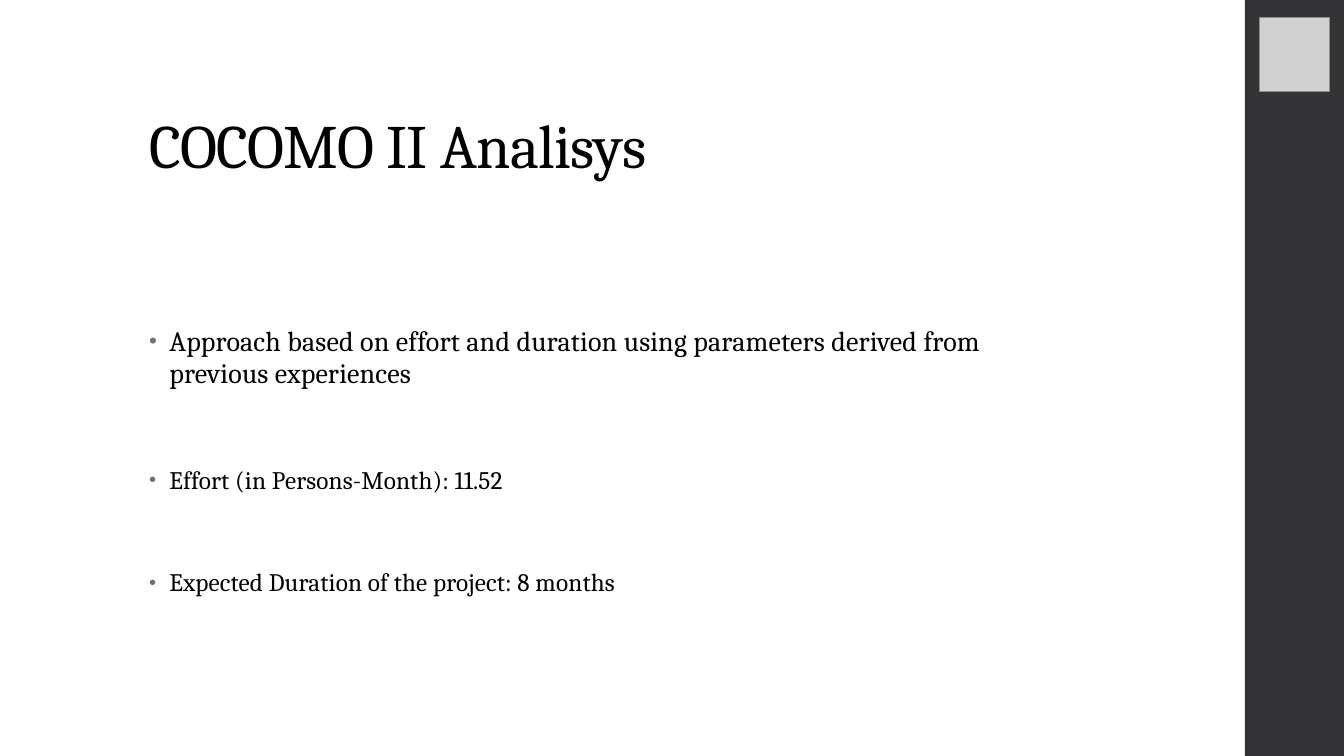
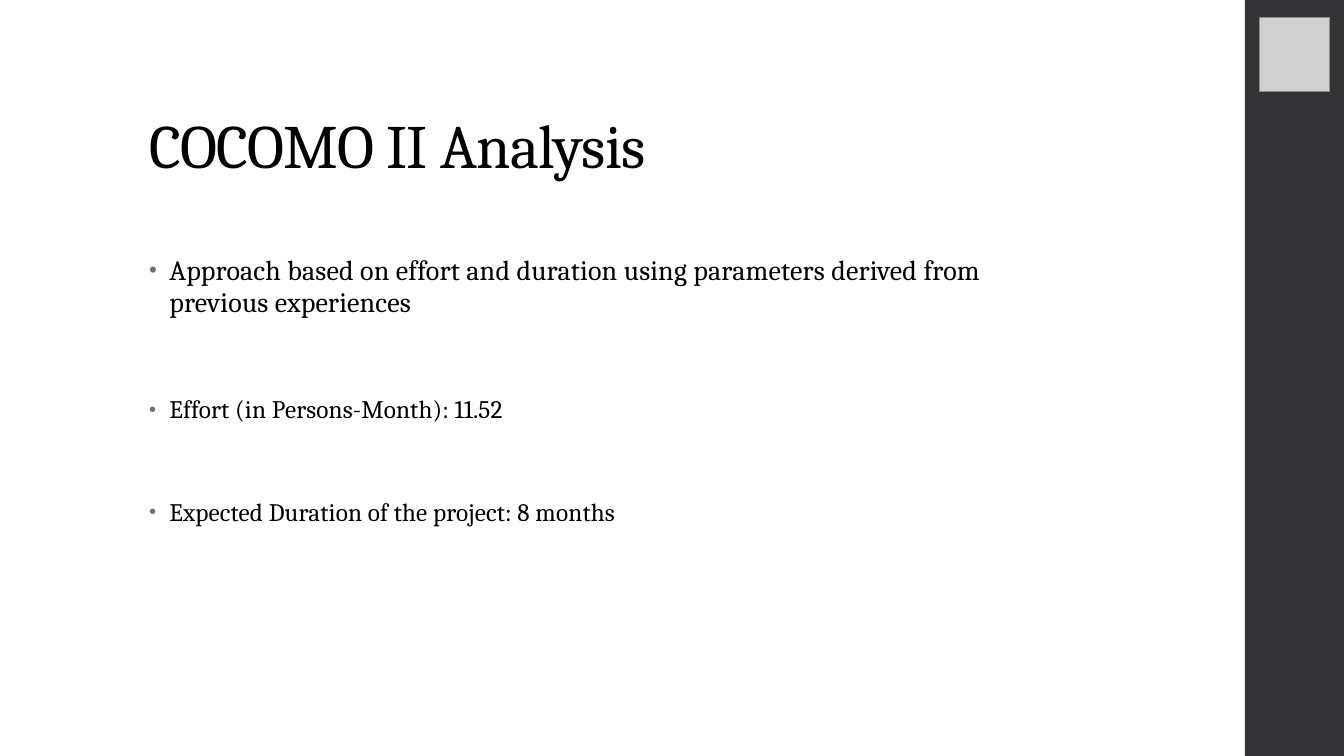
Before and after one commit to RiccardoDeTogni/BucciDeTogniTaxiService, a slide deck: slide 19 of Slides.pptx. Drawn at 1344x756 pixels with LibreOffice and Linux fonts; fonts in the diff are those of the drawing; grey boxes stand for pictures. Boxes give left, top, right and bottom in pixels: in the first picture for what was removed or moved away, otherwise in the second. Text is boxed around its words. In the diff, an @@ line names an element or a change of style, - is before the commit and + after.

Commit message:
Presentation layout and miscellaneous

```diff
--- a/Slides.pptx
+++ b/Slides.pptx
@@ title at [149,125,645,181]: text changed @@
-COCOMO II Analisys
+COCOMO II Analysis
@@ text "Approach based on effort and ...": place and size @@
-text "Approach based on effort and ..." at [169,331,980,597]
+text "Approach based on effort and ..." at [169,260,980,527]
```
Also in this commit, not shown: 12 other slides changed, 1 slide added, 1 slide removed.
